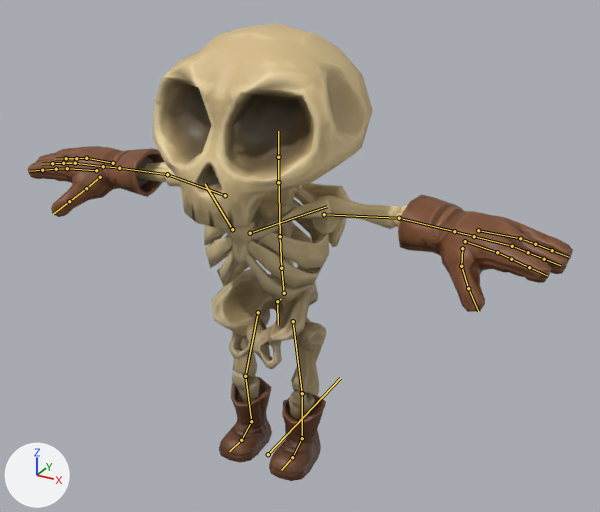
Renders of the FBX model Assets/Animations/Characters/Player/Skully_Anim.fbx from each side of a commit.
Camera for both pictures: a camera (50 mm lens) standing at (1.279, -2.091, 1.85) and looking at (0.09, 0.071, 0.77). Lighting does not change. The marker at lower left points along +X, +Y and +Z. The bones that bend it are drawn over the model as lines.

Names of what the first picture shows: 'Skully'.
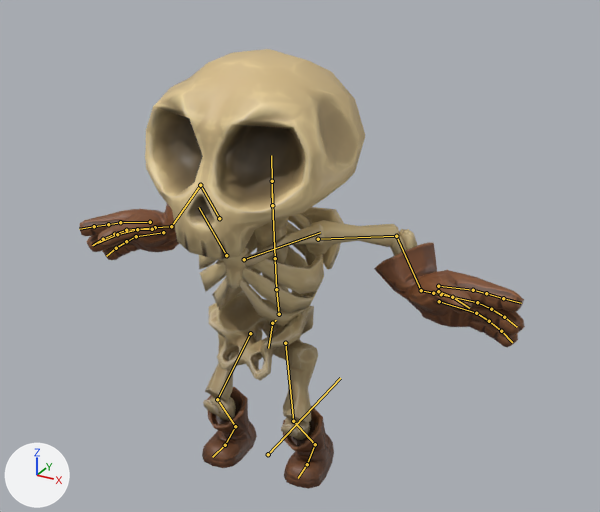
The newer file adds an action. The first version stands in its rest pose; the second is drawn at frame 6 of the action 'Skully_RIG|Skully_Hurt'.

Location of each change, [x1, y1, x2, y2] in pixels of the pictures (600 x 512 px):
'Skully', posed (18% narrower): before [27, 23, 573, 481]; after [80, 49, 525, 489]
bone 'COG', root to tip: before (277, 301) to (281, 299); after (272, 323) to (276, 320)
bone 'DEF_Pelvis', root to tip: before (277, 301) to (278, 324); after (272, 323) to (268, 348)
bone 'DEF_Leg.L', root to tip: before (293, 321) to (302, 393); after (285, 343) to (293, 421)
bone 'DEF_Shin.L', root to tip: before (302, 393) to (302, 438); after (293, 421) to (315, 444)
bone 'DEF_Foot.L', root to tip: before (302, 438) to (292, 457); after (315, 444) to (307, 464)
bone 'DEF_Leg.R', root to tip: before (258, 312) to (245, 376); after (250, 333) to (217, 399)
bone 'DEF_Shin.R', root to tip: before (245, 376) to (251, 421); after (217, 399) to (235, 426)
bone 'DEF_Foot.R', root to tip: before (251, 421) to (241, 440); after (235, 426) to (225, 445)
bone 'DEF_Spine_01', root to tip: before (284, 293) to (281, 268); after (279, 314) to (276, 289)
bone 'DEF_Spine_02', root to tip: before (281, 268) to (280, 236); after (276, 289) to (275, 258)
bone 'DEF_Chest', root to tip: before (280, 236) to (278, 169); after (275, 258) to (272, 192)
bone 'DEF_Arm.L', root to tip: before (324, 214) to (399, 218); after (318, 239) to (396, 236)
bone 'DEF_ForeArm.L', root to tip: before (399, 218) to (454, 231); after (396, 236) to (421, 290)
bone 'DEF_Hand.L', root to tip: before (454, 231) to (477, 237); after (421, 290) to (443, 295)
bone 'DEF_Finger_C_01.L', root to tip: before (520, 238) to (535, 244); after (476, 313) to (489, 321)
bone 'DEF_Finger_C_02.L', root to tip: before (535, 244) to (552, 250); after (489, 321) to (501, 331)
bone 'DEF_Finger_B_01.L', root to tip: before (512, 246) to (528, 252); after (477, 302) to (491, 309)
bone 'DEF_Finger_B_02.L', root to tip: before (528, 252) to (544, 259); after (491, 309) to (504, 317)
bone 'DEF_Finger_B_03.L', root to tip: before (544, 259) to (560, 265); after (504, 317) to (517, 327)
bone 'DEF_Finger_A_01.L', root to tip: before (497, 252) to (511, 259); after (473, 290) to (486, 293)
bone 'DEF_Thumb_01.L', root to tip: before (462, 248) to (461, 266); after (433, 293) to (438, 291)
bone 'DEF_Thumb_02.L', root to tip: before (461, 266) to (468, 288); after (438, 291) to (452, 297)
bone 'DEF_Thumb_03.L', root to tip: before (468, 288) to (478, 311); after (452, 297) to (469, 308)
bone 'DEF_Arm.R', root to tip: before (225, 195) to (167, 174); after (219, 218) to (200, 185)
bone 'DEF_ForeArm.R', root to tip: before (167, 174) to (119, 168); after (200, 185) to (171, 226)
bone 'DEF_Hand.R', root to tip: before (119, 168) to (101, 166); after (171, 226) to (153, 227)
bone 'DEF_Finger_C_01.R', root to tip: before (86, 158) to (76, 158); after (136, 236) to (126, 241)
bone 'DEF_Finger_C_02.R', root to tip: before (76, 158) to (66, 158); after (126, 241) to (116, 248)
bone 'DEF_Finger_C_03.R', root to tip: before (66, 158) to (55, 159); after (116, 248) to (106, 256)
bone 'DEF_Finger_B_01.R', root to tip: before (75, 163) to (63, 163); after (126, 230) to (114, 234)
bone 'DEF_Finger_B_02.R', root to tip: before (63, 163) to (52, 163); after (114, 234) to (103, 239)
bone 'DEF_Finger_B_03.R', root to tip: before (52, 163) to (41, 164); after (103, 239) to (92, 245)
bone 'DEF_Finger_A_01.R', root to tip: before (67, 168) to (56, 169); after (120, 222) to (108, 224)
bone 'DEF_Thumb_01.R', root to tip: before (100, 177) to (86, 188); after (152, 229) to (137, 229)
bone 'DEF_Thumb_02.R', root to tip: before (86, 188) to (69, 201); after (137, 229) to (117, 234)
bone 'DEF_Thumb_03.R', root to tip: before (69, 201) to (53, 214); after (117, 234) to (98, 243)

The edits, one by one:
Bone 'COG' (bone_cog) moves from (0.0, 0.0, 0.0) to (0.0, -0.035, -0.065).
Bone 'COG' (bone_cog) turns from (0, 0, 0) to (-2, 0, 0) degrees about its own x, y and z.
Bone 'DEF_Pelvis' (bone_def_pelvis) turns from (0, 0, 0) to (-19, 0, 0) degrees about its own x, y and z.
Bone 'DEF_Leg.L' (bone_def_leg_l) turns from (0, 0, 0) to (7, 10, -5) degrees about its own x, y and z.
Bone 'DEF_Shin.L' (bone_def_shin_l) turns from (0, 0, 0) to (42, -1, 3) degrees about its own x, y and z.
Bone 'DEF_Foot.L' (bone_def_foot_l) turns from (0, 0, 0) to (-30, -13, -2) degrees about its own x, y and z.
Bone 'DEF_Leg.R' (bone_def_leg_r) turns from (0, 0, 0) to (0, -1, 6) degrees about its own x, y and z.
Bone 'DEF_Shin.R' (bone_def_shin_r) turns from (0, 0, 0) to (46, 1, -3) degrees about its own x, y and z.
Bone 'DEF_Foot.R' (bone_def_foot_r) turns from (0, 0, 0) to (-25, 2, -2) degrees about its own x, y and z.
Bone 'DEF_Spine_01' (bone_def_spine_01) turns from (0, 0, 0) to (1, 0, 0) degrees about its own x, y and z.
Bone 'DEF_Spine_02' (bone_def_spine_02) turns from (0, 0, 0) to (1, 0, 0) degrees about its own x, y and z.
Bone 'DEF_Chest' (bone_def_chest) turns from (0, 0, 0) to (1, 0, 0) degrees about its own x, y and z.
Bone 'DEF_Arm.L' (bone_def_arm_l) turns from (0, 0, 0) to (-8, 34, 27) degrees about its own x, y and z.
Bone 'DEF_ForeArm.L' (bone_def_forearm_l) turns from (0, 0, 0) to (-19, -9, -50) degrees about its own x, y and z.
Bone 'DEF_Hand.L' (bone_def_hand_l) turns from (0, 0, 0) to (87, -49, -45) degrees about its own x, y and z.
Bone 'DEF_Finger_C_01.L' (bone_def_finger_c_01_l) turns from (0, 0, 0) to (-8, 2, 5) degrees about its own x, y and z.
Bone 'DEF_Finger_C_02.L' (bone_def_finger_c_02_l) turns from (0, 0, 0) to (-8, 0, 0) degrees about its own x, y and z.
Bone 'DEF_Finger_B_01.L' (bone_def_finger_b_01_l) turns from (0, 0, 0) to (-7, 1, 0) degrees about its own x, y and z.
Bone 'DEF_Finger_B_02.L' (bone_def_finger_b_02_l) turns from (0, 0, 0) to (-7, 0, 0) degrees about its own x, y and z.
Bone 'DEF_Finger_B_03.L' (bone_def_finger_b_03_l) turns from (0, 0, 0) to (-7, 0, 0) degrees about its own x, y and z.
Bone 'DEF_Finger_A_01.L' (bone_def_finger_a_01_l) turns from (0, 0, 0) to (0, 0, -4) degrees about its own x, y and z.
Bone 'DEF_Thumb_01.L' (bone_def_thumb_01_l) turns from (0, 0, 0) to (6, 12, 6) degrees about its own x, y and z.
Bone 'DEF_Thumb_02.L' (bone_def_thumb_02_l) turns from (0, 0, 0) to (-8, 0, 0) degrees about its own x, y and z.
Bone 'DEF_Thumb_03.L' (bone_def_thumb_03_l) turns from (0, 0, 0) to (-8, 1, 0) degrees about its own x, y and z.
Bone 'DEF_Arm.R' (bone_def_arm_r) turns from (0, 0, 0) to (3, -33, -39) degrees about its own x, y and z.
Bone 'DEF_ForeArm.R' (bone_def_forearm_r) turns from (0, 0, 0) to (-23, 16, 69) degrees about its own x, y and z.
Bone 'DEF_Hand.R' (bone_def_hand_r) turns from (0, 0, 0) to (59, 37, 21) degrees about its own x, y and z.
Bone 'DEF_Finger_C_01.R' (bone_def_finger_c_01_r) turns from (0, 0, 0) to (-8, -2, -5) degrees about its own x, y and z.
Bone 'DEF_Finger_C_02.R' (bone_def_finger_c_02_r) turns from (0, 0, 0) to (-8, 0, 0) degrees about its own x, y and z.
Bone 'DEF_Finger_C_03.R' (bone_def_finger_c_03_r) turns from (0, 0, 0) to (-8, 0, 0) degrees about its own x, y and z.
Bone 'DEF_Finger_B_01.R' (bone_def_finger_b_01_r) turns from (0, 0, 0) to (-7, -1, 0) degrees about its own x, y and z.
Bone 'DEF_Finger_B_02.R' (bone_def_finger_b_02_r) turns from (0, 0, 0) to (-7, 0, 0) degrees about its own x, y and z.
Bone 'DEF_Finger_B_03.R' (bone_def_finger_b_03_r) turns from (0, 0, 0) to (-7, 0, 0) degrees about its own x, y and z.
Bone 'DEF_Finger_A_01.R' (bone_def_finger_a_01_r) turns from (0, 0, 0) to (0, 0, 4) degrees about its own x, y and z.
Bone 'DEF_Thumb_01.R' (bone_def_thumb_01_r) turns from (0, 0, 0) to (6, -12, -6) degrees about its own x, y and z.
Bone 'DEF_Thumb_02.R' (bone_def_thumb_02_r) turns from (0, 0, 0) to (-8, 0, 0) degrees about its own x, y and z.
Bone 'DEF_Thumb_03.R' (bone_def_thumb_03_r) turns from (0, 0, 0) to (-8, -1, 0) degrees about its own x, y and z.
